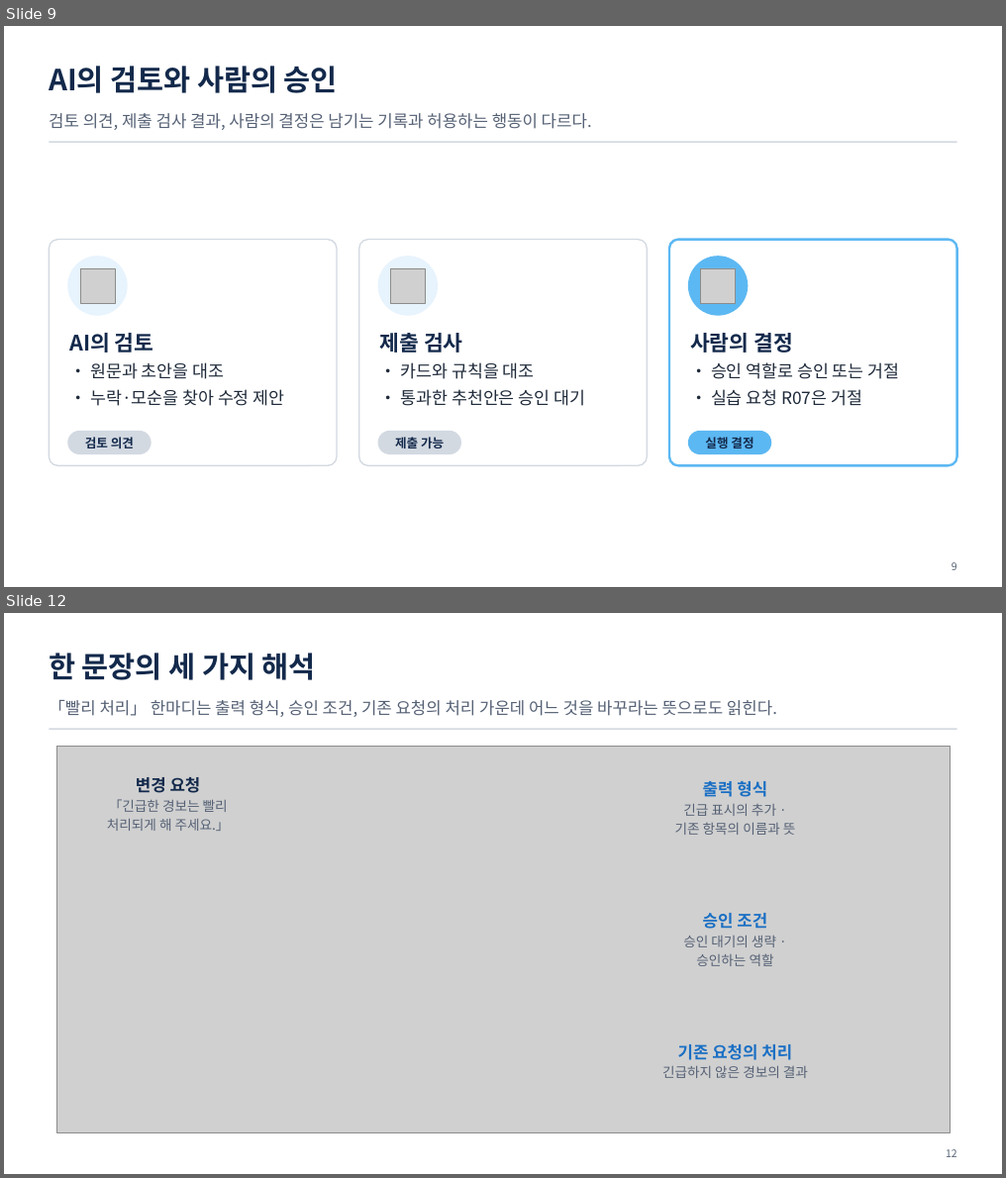
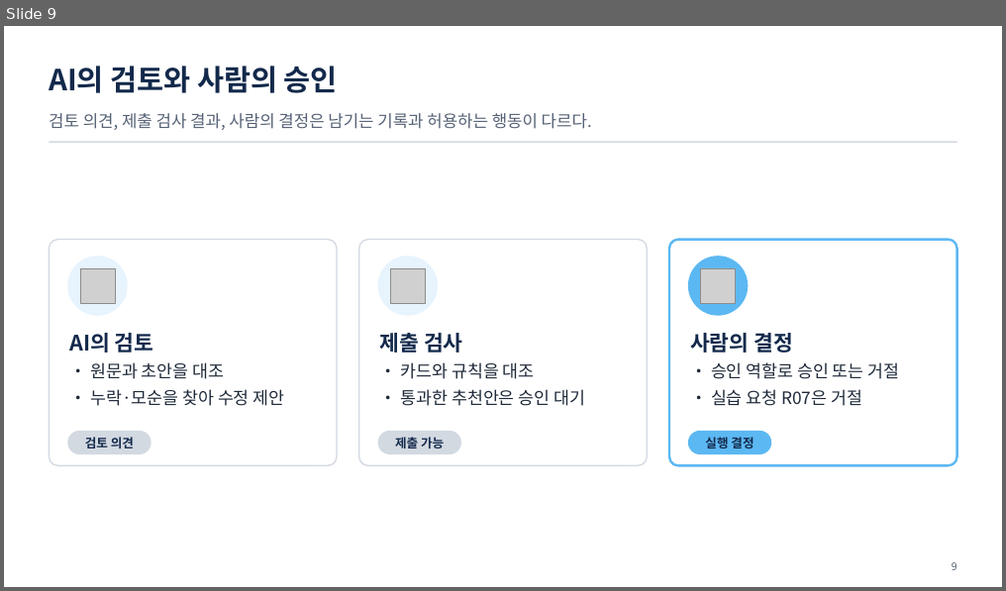
Before and after one commit to uengine-oss/hyd-iot-edu, a slide deck: workspace/강의제작/산출물/통합반/이론_오프라인/07회차/통합반_오프라인_07회차.pptx. Shown one above the other, each under a label of ours: slides 9 and 12 before the commit, slide 9 after it; the slides between them are not shown. The pictures are 1006x1178 and 1006x591 pixels, drawn with LibreOffice and Linux fonts; fonts in the diff are those of the drawing; grey boxes stand for pictures. Boxes give left, top, right and bottom in pixels: in the first picture for what was removed or moved away, otherwise in the second. Text is boxed around its words. In the diff, an @@ line names an element or a change of style, - is before the commit and + after.

Commit message:
통합반 현장 7회차 10~17장 변경 요청·명세와 출처별 렌더를 검증

```diff
--- a/workspace/강의제작/산출물/통합반/이론_오프라인/07회차/통합반_오프라인_07회차.pptx
+++ b/workspace/강의제작/산출물/통합반/이론_오프라인/07회차/통합반_오프라인_07회차.pptx
@@ slide 12 removed at (4, 613, 1002, 1174), background #FFFFFF @@
@@ text removed at (49, 653, 316, 680) @@
-한 문장의 세 가지 해석
@@ text removed at (49, 700, 777, 717) @@
-「빨리 처리」 한마디는 출력 형식, 승인 조건, 기존 요청의 처리 가운데 어느 것을 바꾸라는 뜻으로도 읽힌다.
@@ rectangle removed at (49, 728, 957, 730) @@
@@ picture removed at (56, 747, 949, 1134) @@
@@ text removed at (107, 777, 230, 831) @@
-변경 요청
-「긴급한 경보는 빨리
-처리되게 해 주세요.」
@@ text removed at (675, 781, 796, 835) @@
-출력 형식
-긴급 표시의 추가 ·
-기존 항목의 이름과 뜻
@@ text removed at (683, 913, 776, 966) @@
-승인 조건
-승인 대기의 생략 ·
-승인하는 역할
@@ text removed at (662, 1045, 808, 1078) @@
-기존 요청의 처리
-긴급하지 않은 경보의 결과
@@ text removed at (945, 1150, 957, 1157) @@
-12
```
Also in this commit, not shown: 6 slides changed, 1 slide added, 10 other files.
